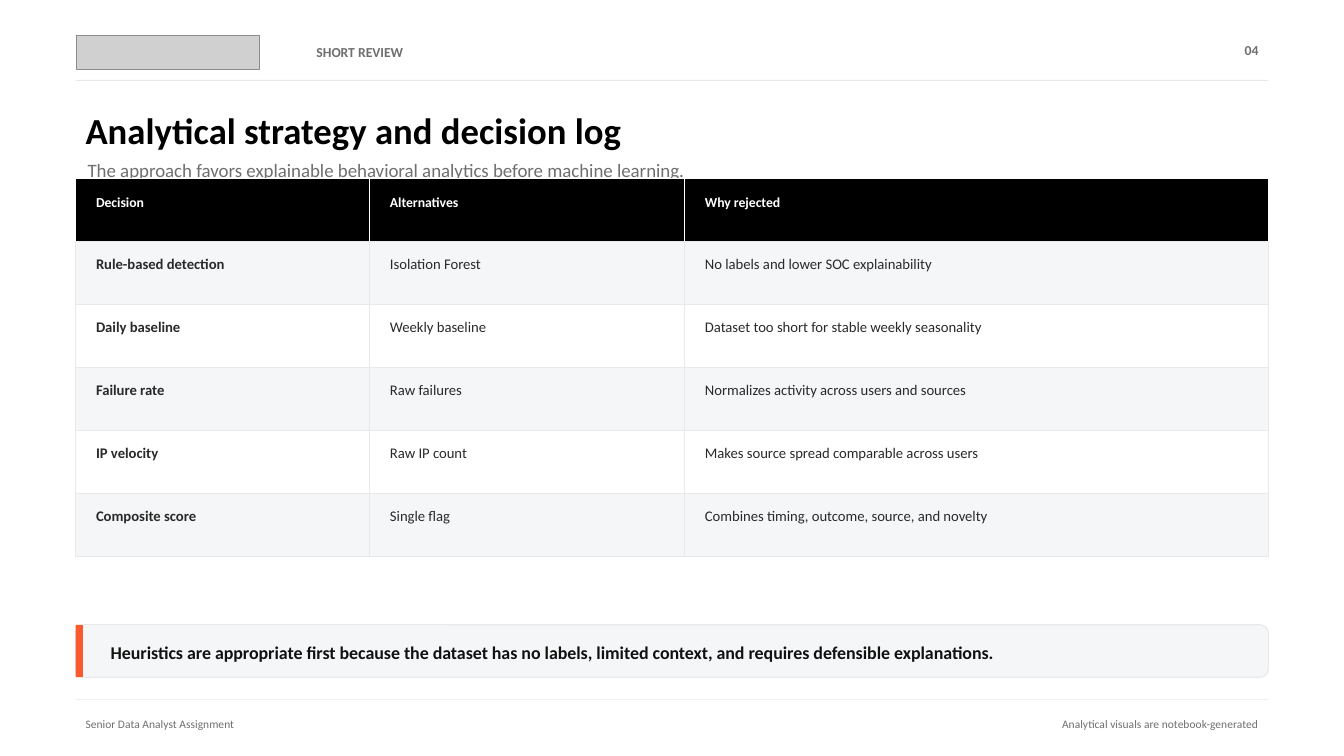
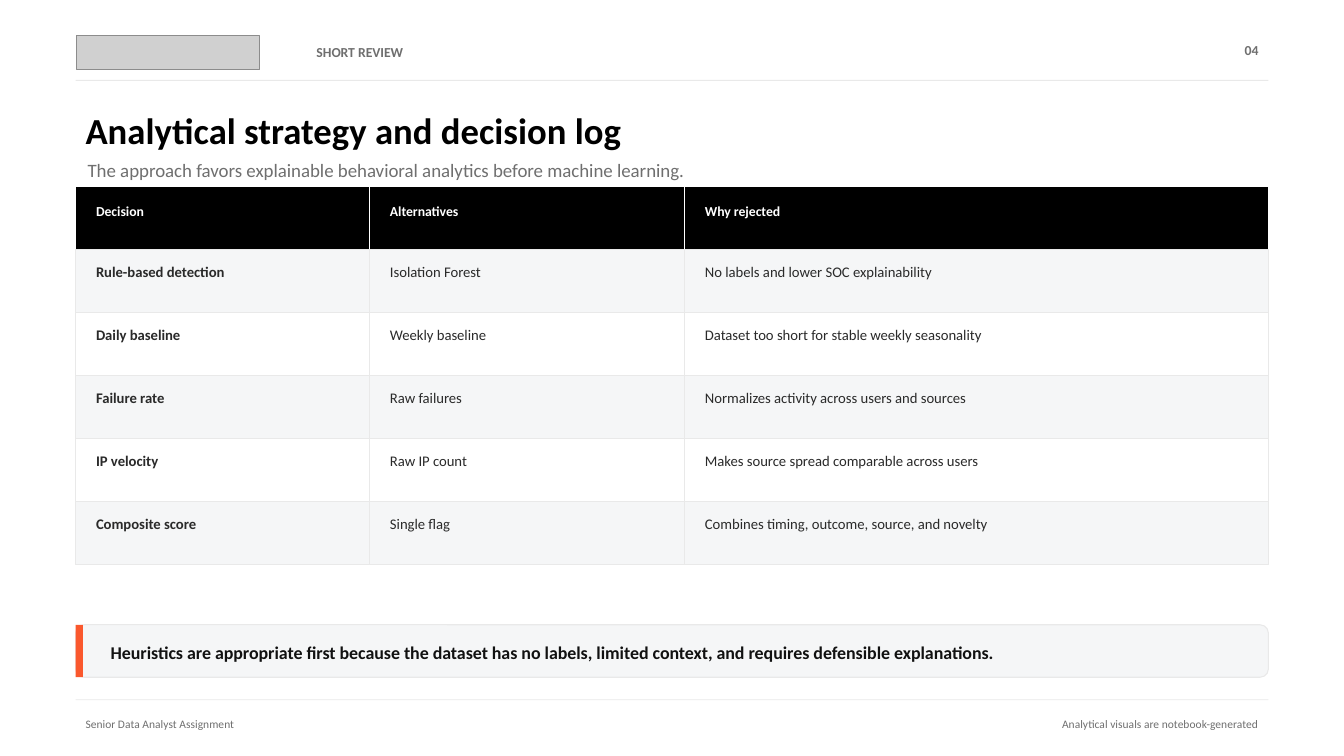
Before and after one commit to Aaaanastasia/security-login-analytics-investigation, a slide deck: slide 4 of presentation/security_login_analytics_investigation_short.pptx. Drawn at 1344x756 pixels with LibreOffice and Linux fonts; fonts in the diff are those of the drawing; grey boxes stand for pictures. Boxes give left, top, right and bottom in pixels: in the first picture for what was removed or moved away, otherwise in the second. Text is boxed around its words. In the diff, an @@ line names an element or a change of style, - is before the commit and + after.

Commit message:
Add short presentation PDF

```diff
--- a/presentation/security_login_analytics_investigation_short.pptx
+++ b/presentation/security_login_analytics_investigation_short.pptx
@@ 18 texts, 18 rectangles: place and size @@
-18 texts, 18 rectangles at <box>76,178,1268,557</box>
+18 texts, 18 rectangles at <box>76,187,1268,565</box>
```
Also in this commit, not shown: 11 other slides changed, 1 other file.
